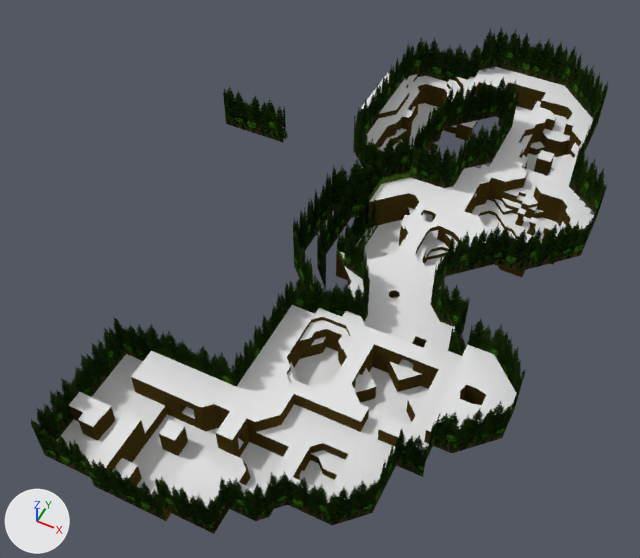
An edit to the Blender file Blends/level-6.blend, drawn before and after from the same camera.
Rendered twice from a camera (50 mm lens) standing at (123.0, -314.0, 297.0) and looking at (4.0, -78.0, 2.0). The axes (+X, +Y, +Z) are drawn at lower left. The lights are the same throughout. The first picture is the older version.

Objects in the first picture: 'level-6', 'level-6-tree-wall'.
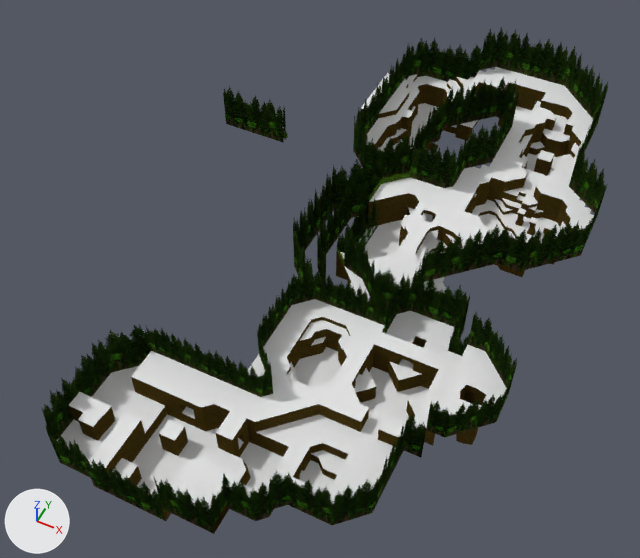
Commit message: working on level 6

Where the change shows, as pixel boxes (x1, y1, x2, y2) in the pictures (640 x 558 px; the box of a moved part takes in the faces that stretch with it):
'level-6-tree-wall', reshaped: before (31, 27, 609, 534); after (42, 27, 609, 534)
part 1 of me_level_6, deleted: before (404, 351, 516, 449)
part 2 of me_level_6, moved or reshaped (mostly hidden before): before (342, 311, 353, 320); after (294, 299, 385, 333)
part 3 of me_level_6, built on: before (281, 394, 319, 429); after (281, 394, 319, 425)
part 4 of me_level_6, deleted: before (111, 354, 143, 376)
part 5 of me_level_6, surface changed: (82, 221, 506, 530) in both
part 6 of me_level_6_tree_wall, rebuilt (8% narrower, 12% shorter): before (426, 318, 525, 460); after (426, 312, 517, 437)
part 7 of me_level_6_tree_wall, built on: before (31, 223, 504, 478); after (42, 225, 504, 478)
part 8 of me_level_6_tree_wall, moved or reshaped: before (372, 428, 428, 513); after (372, 413, 426, 513)
part 9 of me_level_6_tree_wall, surface changed: before (31, 223, 504, 530); after (47, 225, 504, 530)

What changed in the scene script:
```text
Change me_level_6:
    used by ob_level_6; location = (0.0, 0.0, 0.0)
    remove me_level_6.from_pydata(...)  # 5437 vertices, 5578 faces; spans x -45.0..105.0, y -207.0..98.0, z -12.0..30.0
    add me_level_6.from_pydata(...)  # 5399 vertices, 5549 faces; spans x -45.0..105.0, y -207.0..98.0, z -12.0..30.0
    me_level_6 part 1: 25 vertices removed from x 73.0..105.0, y -154.0..-105.0, z 15.0..30.0
    me_level_6 part 2: 8 vertices removed from x 28.0..42.0, y -105.0..-102.0, z 11.0..18.0; 10 vertices added at x 10.0..46.0, y -105.0..-102.0, z 15.0..18.0
    me_level_6 part 3: 11 vertices removed from x 28.0..35.0, y -154.0..-147.0, z 11.0..14.0; 5 vertices added at x 32.0..35.0, y -154.0..-150.0, z 14.0..18.0
    me_level_6 part 4: 6 vertices removed from x -45.0..-38.0, y -161.0..-154.0, z 8.0
    me_level_6 part 5: 5504 kept faces spanning x -45.0..105.0, y -207.0..98.0, z -12.0..30.0 get new texture (UV) coordinates
    other edits to the shape of me_level_6 do not show in these pictures
Change me_level_6_tree_wall:
    used by ob_level_6_tree_wall; location = (0.0, 0.0, 0.0)
    verts and faces of me_level_6_tree_wall; kept vertices keep their numbers, new ones are numbered from 188
    before: 154 (74.0, -154.0, 11.0) at pixel (396, 465), 155 (74.0, -154.0, 37.0) at pixel (401, 426), 158 (84.0, -154.0, 11.0) at pixel (422, 476), 159 (84.0, -154.0, 37.0) at pixel (429, 438)
    remove me_level_6_tree_wall.from_pydata(...)  # 188 vertices, 74 faces; spans x -90.0..105.0, y -206.0..98.0, z -6.0..48.0
    add me_level_6_tree_wall.from_pydata(...)  # 200 vertices, 78 faces; spans x -90.0..105.0, y -206.0..98.0, z -6.0..50.0
    me_level_6_tree_wall part 6: the loose piece of 14 vertices spanning x 80.0..105.0, y -154.0..-105.0, z 22.0..48.0 is rebuilt with 12 vertices and now spans x 80.0..102.0, y -147.0..-105.0, z 30.0..50.0
    me_level_6_tree_wall part 7
    8 vertices are removed from x 7.0..56.0, y -154.0..-77.0, z 11.0..37.0
    8 faces are deleted
    12 vertices move from x -45.0..63.0, y -206.0..-60.0, z 8.0..37.0 to x -38.0..50.0, y -206.0..-66.0, z 8.0..37.0
    17 vertices are added at x -45.0..50.0, y -199.0..-84.0, z 8.0..37.0
    5 new vertices lie (0.0, 0.0, 19.0) away from vertices in x 7.0..46.0, y -154.0..-102.0, z 11.0..18.0
    13 new faces join them, mat_tree_wall_solid
    me_level_6_tree_wall part 8
    add verts[154] = (74.0, -147.0, 11.0)  # moved, pixel (403, 450)
    add verts[155] = (74.0, -147.0, 37.0)  # moved
    add verts[158] = (80.0, -147.0, 11.0)  # moved, pixel (421, 457)
    add verts[159] = (80.0, -147.0, 37.0)  # moved, pixel (427, 418)
    me_level_6_tree_wall part 9: 18 kept faces spanning x -38.0..80.0, y -206.0..-42.0, z 8.0..37.0 get new texture (UV) coordinates
```
